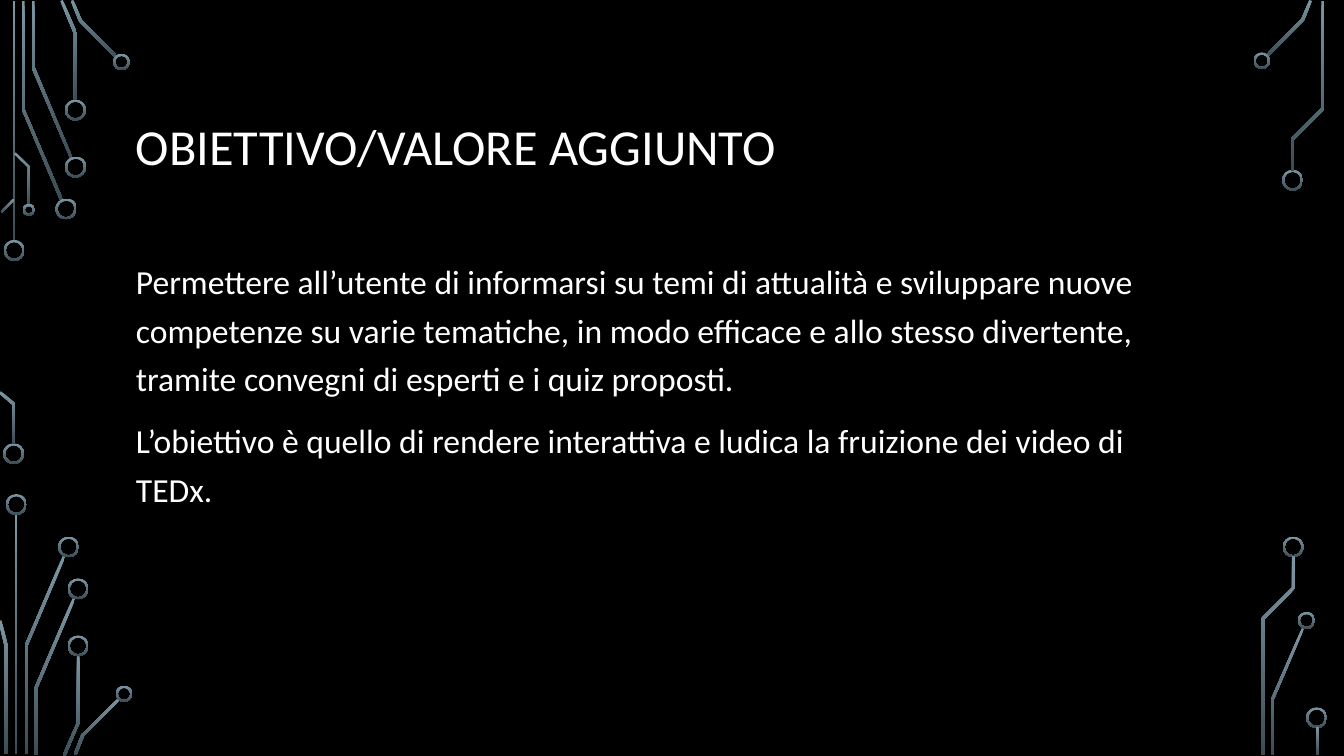
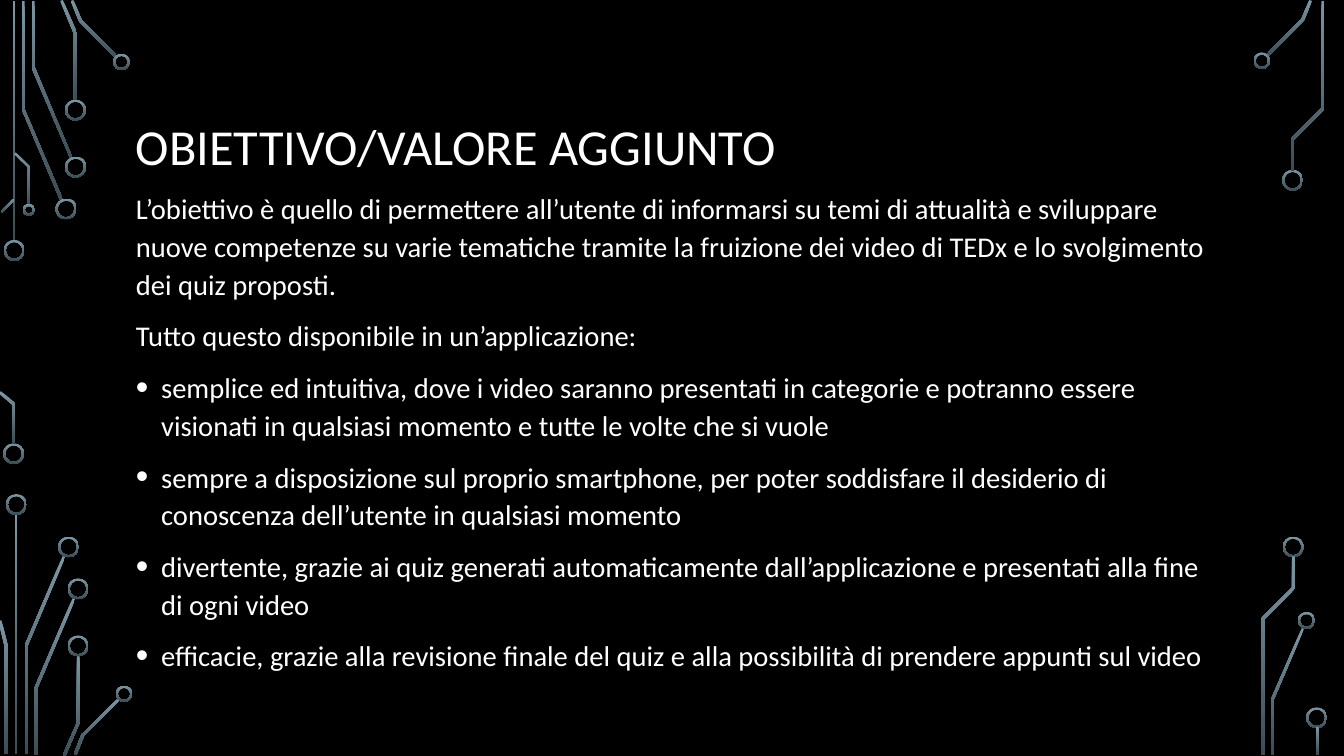
Before and after one commit to carraraFederico/TEDxLearn_ProgettoCloudMobile_2024, a slide deck: slide 3 of TEDxLearn.pptx. Drawn at 1344x756 pixels with LibreOffice and Linux fonts; fonts in the diff are those of the drawing; background and template pictures are left out. Boxes give left, top, right and bottom in pixels: in the first picture for what was removed or moved away, otherwise in the second. Text is boxed around its words. In the diff, an @@ line names an element or a change of style, - is before the commit and + after.

```diff
--- a/TEDxLearn.pptx
+++ b/TEDxLearn.pptx
@@ text at (136,199,1203,671): text changed; size 24 to 20.4 pt @@
-Permettere all’utente di informarsi su temi di attualità e sviluppare nuove competenze su varie tematiche, in modo efficace e allo stesso divertente, tramite convegni di esperti e i quiz proposti.
-L’obiettivo è quello di rendere interattiva e ludica la fruizione dei video di TEDx.
+L’obiettivo è quello di permettere all’utente di informarsi su temi di attualità e sviluppare nuove competenze su varie tematiche tramite la fruizione dei video di TEDx e lo svolgimento dei quiz proposti.
+Tutto questo disponibile in un’applicazione:
+• semplice ed intuitiva, dove i video saranno presentati in categorie e potranno essere visionati in qualsiasi momento e tutte le volte che si vuole
+• sempre a disposizione sul proprio smartphone, per poter soddisfare il desiderio di conoscenza dell’utente in qualsiasi momento
+• divertente, grazie ai quiz generati automaticamente dall’applicazione e presentati alla fine di ogni video
+• efficacie, grazie alla revisione finale del quiz e alla possibilità di prendere appunti sul video
```
Also in this commit, not shown: 2 other slides changed.
